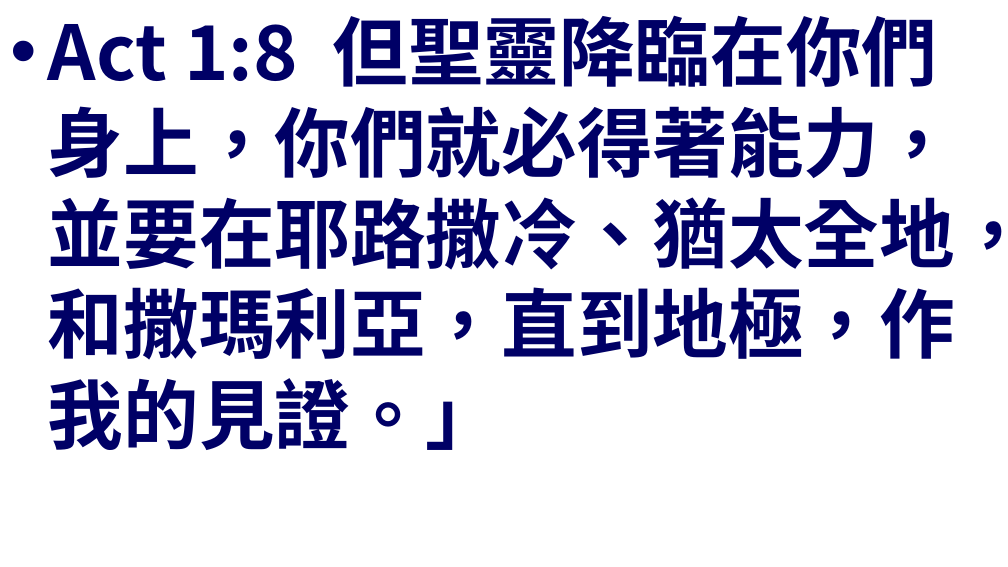
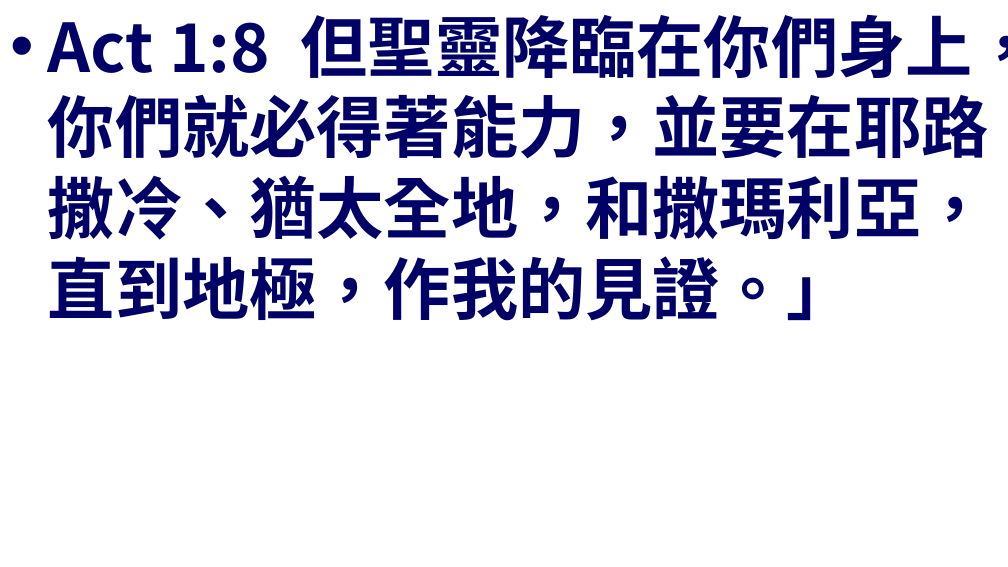
Before and after one commit to batisuoc/other-ppts, a slide deck: slide 11 of 崇拜流程.pptx. Drawn at 1008x567 pixels with LibreOffice and Linux fonts; fonts in the diff are those of the drawing; background and template pictures are left out. Boxes give left, top, right and bottom in pixels: in the first picture for what was removed or moved away, otherwise in the second. Text is boxed around its words. In the diff, an @@ line names an element or a change of style, - is before the commit and + after.

Commit message:
Update ppts

```diff
--- a/崇拜流程.pptx
+++ b/崇拜流程.pptx
@@ text "Act 1:8 但聖靈降臨在你們身上，你們就必得著能力，並要在耶路撒冷、猶太全地，和撒瑪利亞，直到地極，作我的見證。」" at <box>48,15,1008,321</box>: size 54 to 48 pt; less space between paragraphs @@
```
Also in this commit, not shown: 1 other file.
